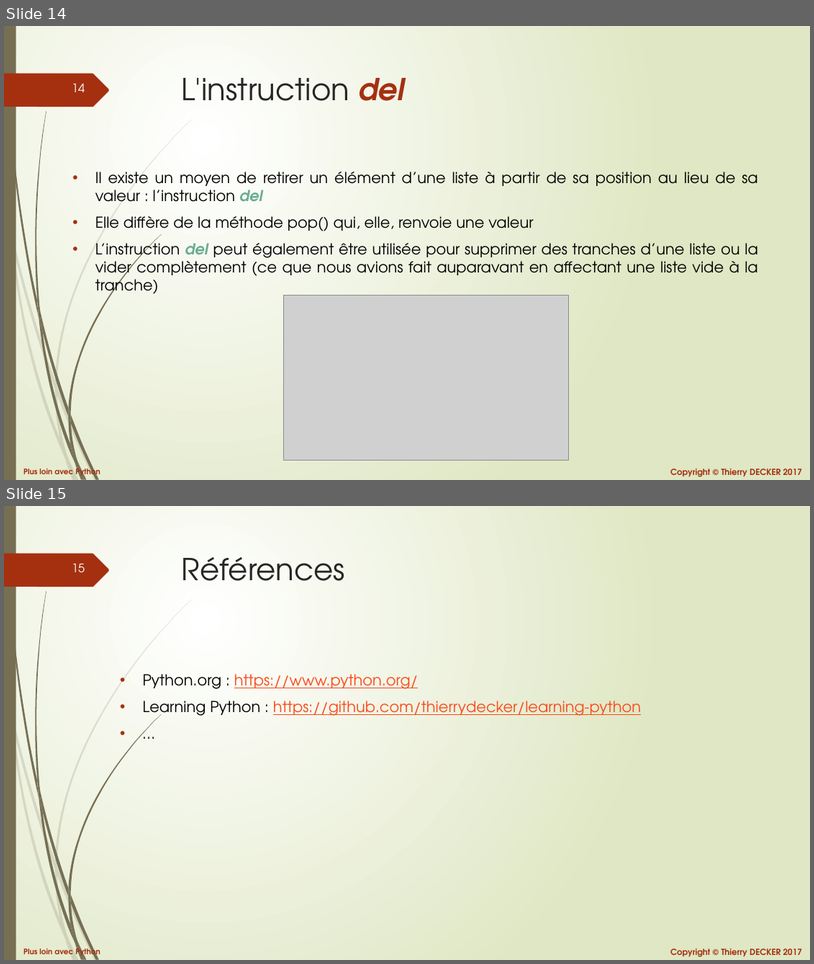
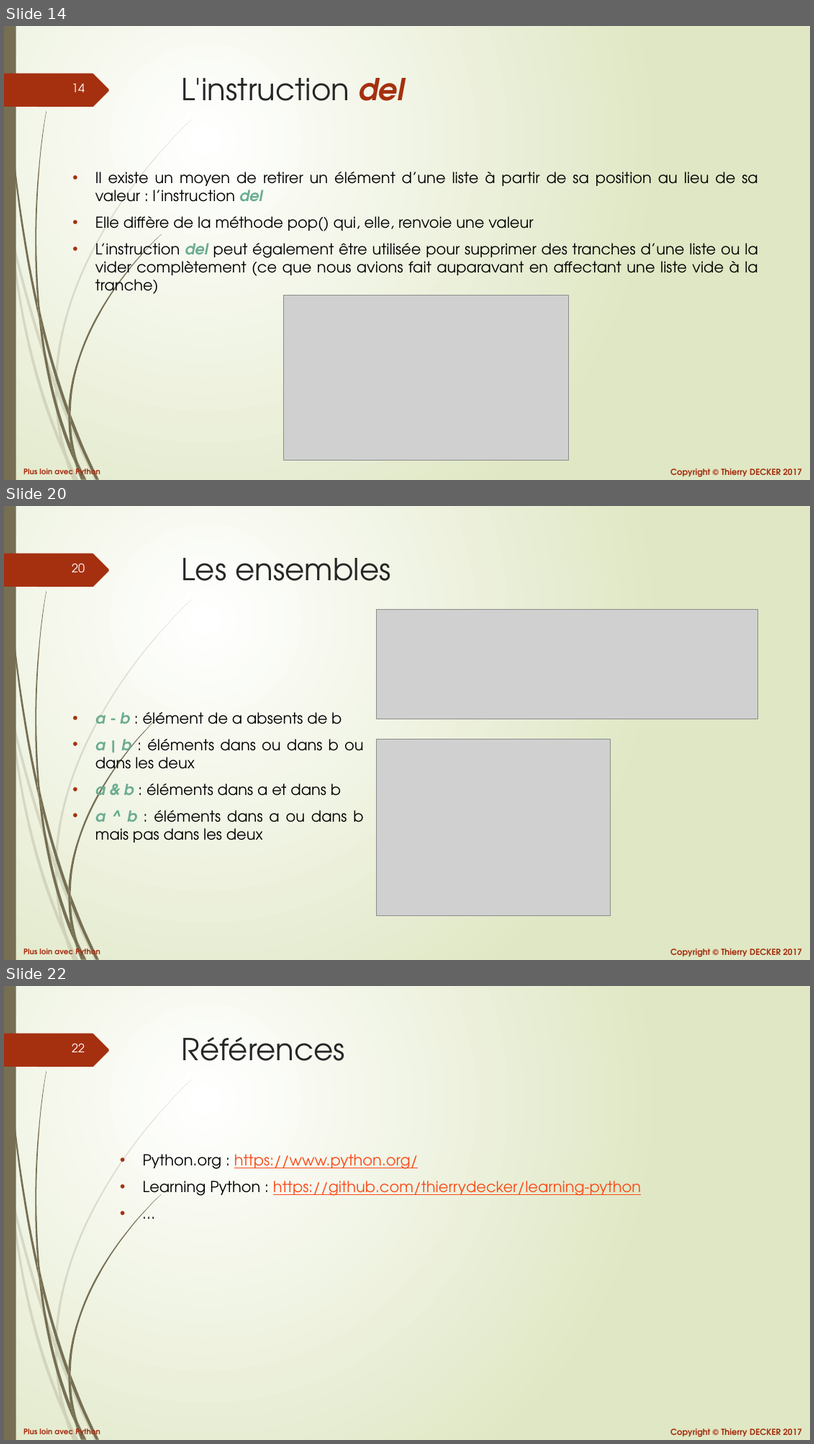
Before and after one commit to VikmanTheRacoon/learning-python, a slide deck: documentations/python-102.pptx. Shown one above the other, each under a label of ours: slides 14 and 15 before the commit, slides 14, 20 and 22 after it; the slides between them are not shown. The pictures are 814x964 and 814x1444 pixels, drawn with LibreOffice and Linux fonts; fonts in the diff are those of the drawing; grey boxes stand for pictures. Boxes give left, top, right and bottom in pixels: in the first picture for what was removed or moved away, otherwise in the second. Text is boxed around its words. In the diff, an @@ line names an element or a change of style, - is before the commit and + after.

```diff
--- a/documentations/python-102.pptx
+++ b/documentations/python-102.pptx
@@ slide 20 added at bbox=[4, 506, 810, 960], background gradient #FFFFFF to #DFE8C4; not listed: 27 template elements that a slide beside it also shows @@
@@ title added at bbox=[182, 558, 391, 581], 36 pt, text #262626 @@
+Les ensembles
@@ picture added at bbox=[377, 610, 759, 718] @@
@@ text added at bbox=[95, 712, 364, 842], 18 pt, text #000000 @@
+• a - b : élément de a absents de b
+• a | b : éléments dans ou dans b ou dans les deux
+• a & b : éléments dans a et dans b
+• a ^ b : éléments dans a ou dans b mais pas dans les deux
@@ picture added at bbox=[377, 739, 610, 916] @@
@@ what was slide 15 is now slide 22 @@
@@ page number at bbox=[72, 1043, 85, 1052]: text changed @@
-15
+22
```
Also in this commit, not shown: 6 other slides added, 1 other file.
